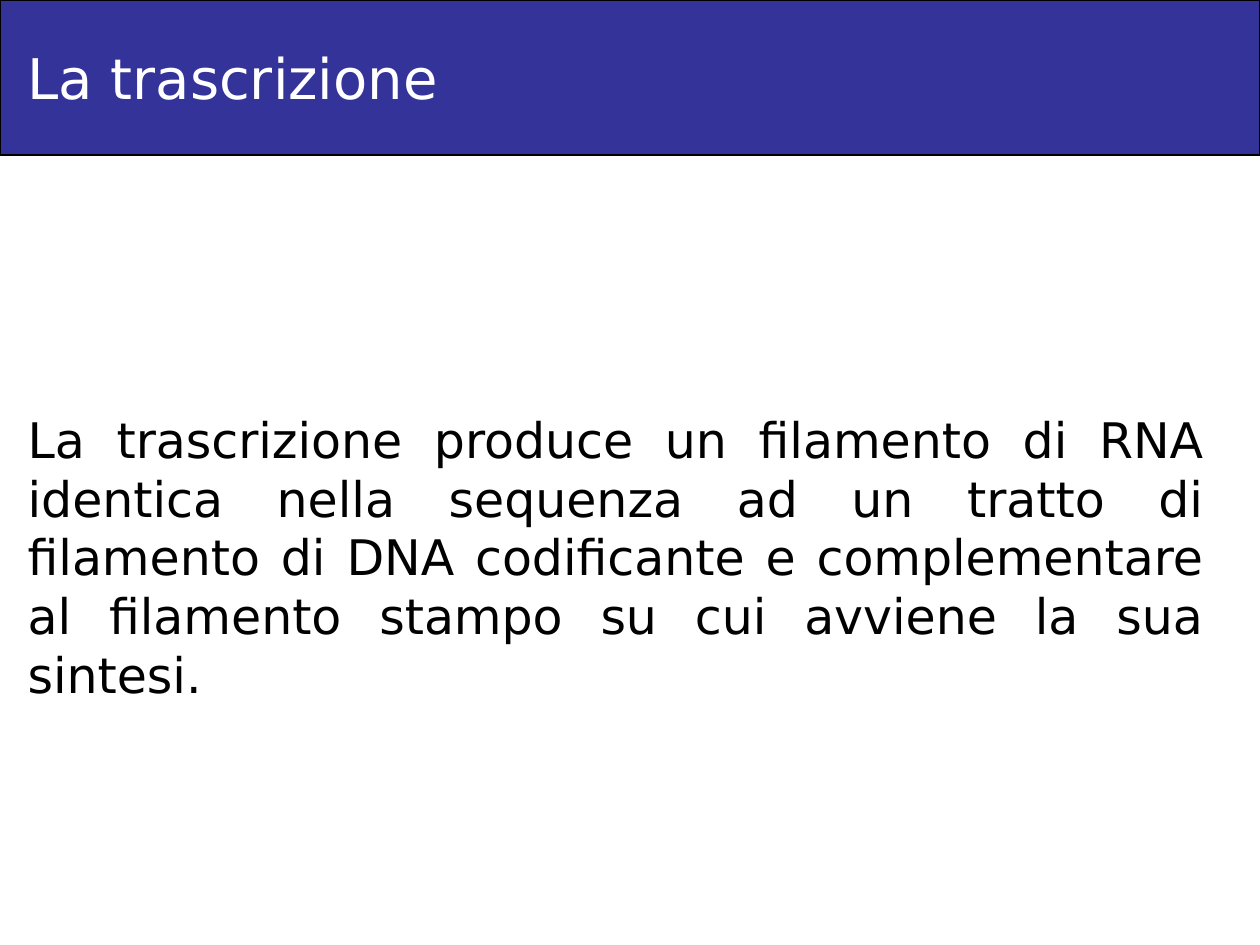
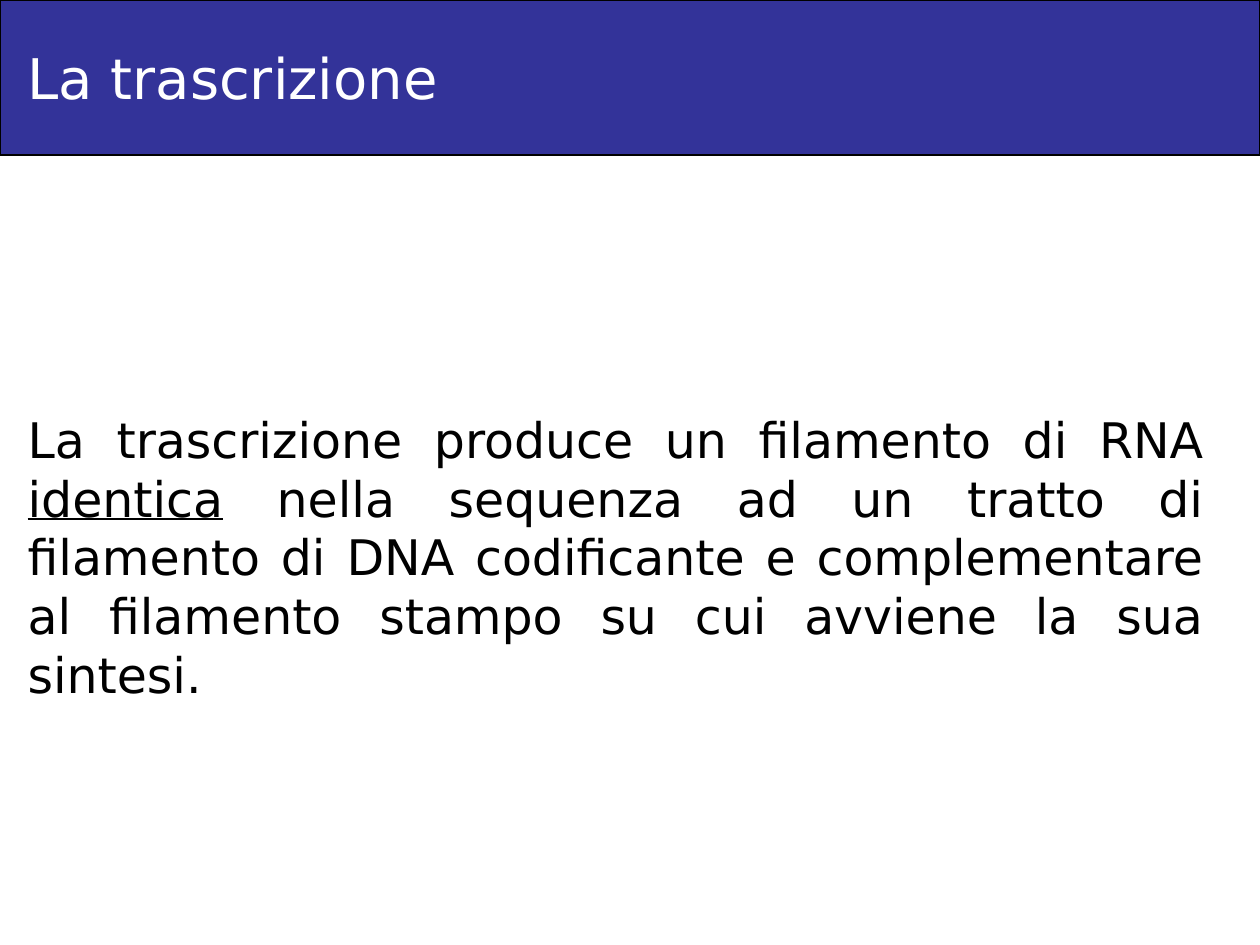
Before and after one commit to timeassassinRG/BioInformatica, a slide deck: slide 3 of 7_Trascrizione.ppt. Drawn at 1260x945 pixels with LibreOffice and Linux fonts; fonts in the diff are those of the drawing; background and template pictures are left out. Boxes give left, top, right and bottom in pixels: in the first picture for what was removed or moved away, otherwise in the second. Text is boxed around its words. In the diff, an @@ line names an element or a change of style, - is before the commit and + after.

Commit message:
Trascrizione

```diff
--- a/7_Trascrizione.ppt
+++ b/7_Trascrizione.ppt
@@ text "La trascrizione produce un filamento ..." at [28,420,1203,694]: underline on in "identica" @@
```
Also in this commit, not shown: 1 other file.
